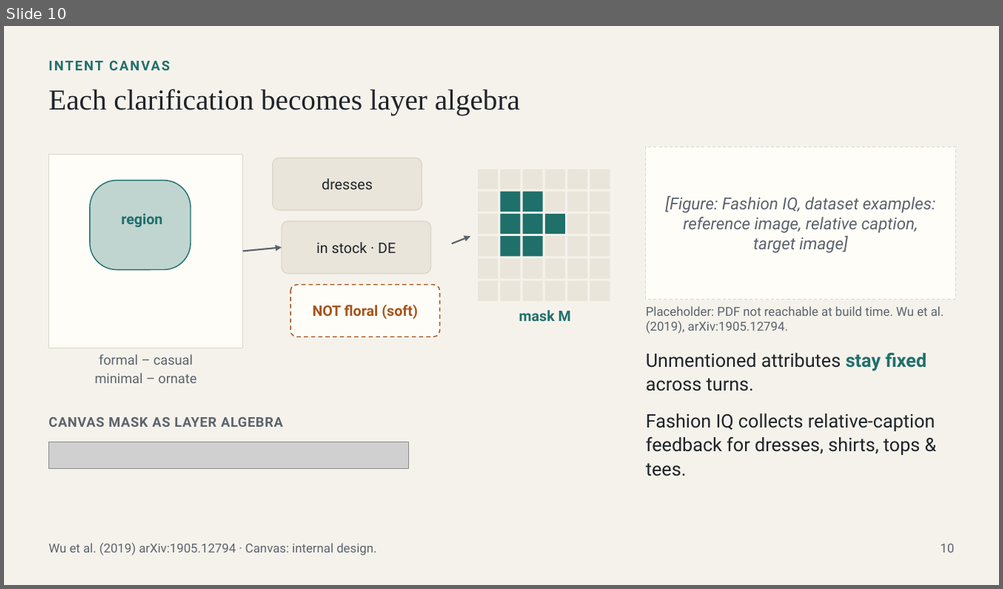
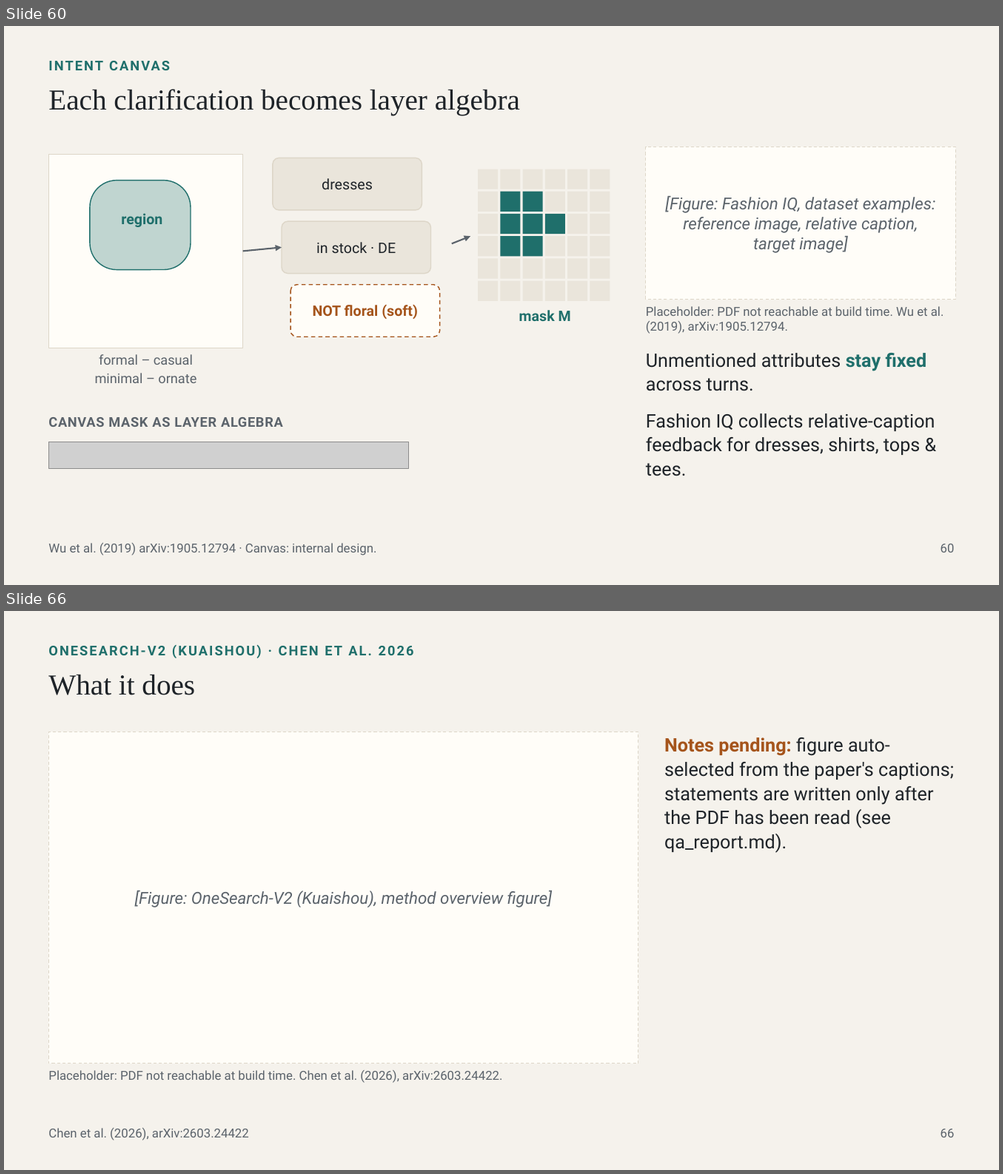
Before and after one commit to hanialshater/ras, a slide deck: deck/fashion_search_landscape.pptx. Shown one above the other, each under a label of ours: slide 10 before the commit, slides 60 and 66 after it; the slides between them are not shown. The pictures are 1003x589 and 1003x1174 pixels, drawn with LibreOffice and Linux fonts; fonts in the diff are those of the drawing; grey boxes stand for pictures. Boxes give left, top, right and bottom in pixels: in the first picture for what was removed or moved away, otherwise in the second. Text is boxed around its words. In the diff, an @@ line names an element or a change of style, - is before the commit and + after.

```diff
--- a/deck/fashion_search_landscape.pptx
+++ b/deck/fashion_search_landscape.pptx
@@ slide 66 added at [4, 611, 999, 1170], background #F5F2EC @@
@@ text added at [48, 645, 414, 658], 13 pt, text #1F6F6B, bold @@
+ONESEARCH-V2 (KUAISHOU) · CHEN ET AL. 2026
@@ text added at [48, 674, 195, 695], 28 pt, text #1E2328 @@
+What it does
@@ rectangle added at [48, 732, 638, 1064], fill #FFFDF8, outline #DDD6C8 0.75 pt dashed @@
@@ text added at [664, 738, 953, 853], 18 pt, text #1E2328 @@
+Notes pending: figure auto-selected from the paper's captions; statements are written only after the PDF has been read (see qa_report.md).
@@ text added at [135, 891, 552, 908], 16 pt, text #5B636B, italic @@
+[Figure: OneSearch-V2 (Kuaishou), method overview figure]
@@ text added at [48, 1071, 502, 1083], 12 pt, text #5B636B @@
+Placeholder: PDF not reachable at build time. Chen et al. (2026), arXiv:2603.24422.
@@ text added at [48, 1128, 249, 1141], 12 pt, text #5B636B @@
+Chen et al. (2026), arXiv:2603.24422
@@ text added at [940, 1129, 954, 1138], 12 pt, text #5B636B @@
+66
@@ what was slide 10 is now slide 60 @@
@@ slide 60 changed as well @@
@@ text at [940, 544, 954, 553]: text changed @@
-10
+60
```
Also in this commit, not shown: 5 other slides changed, 80 other slides added, 7 slides removed, 26 other files.
